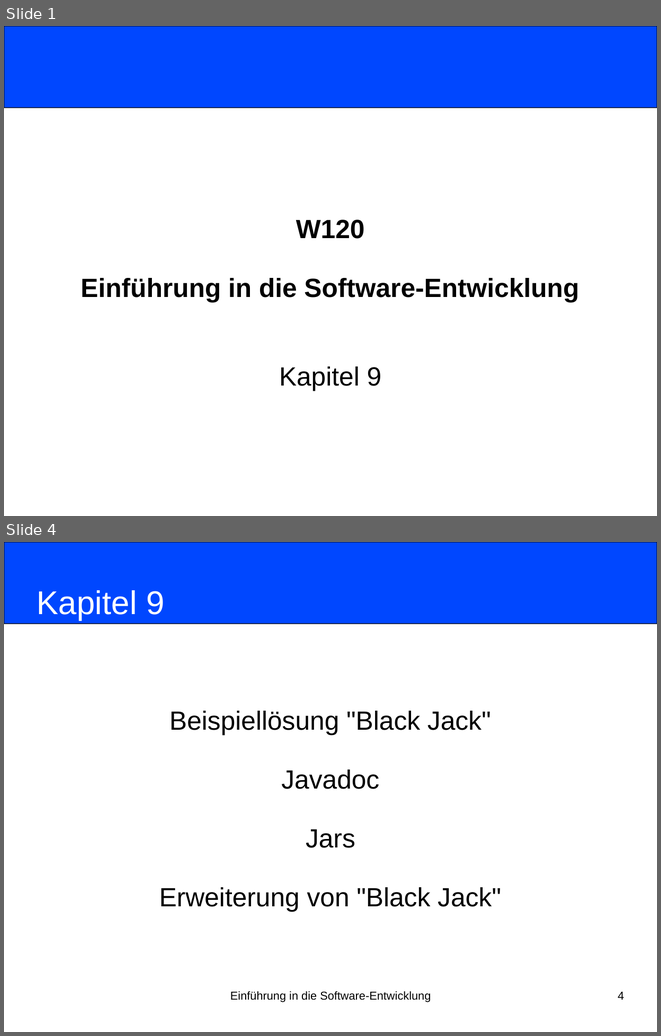
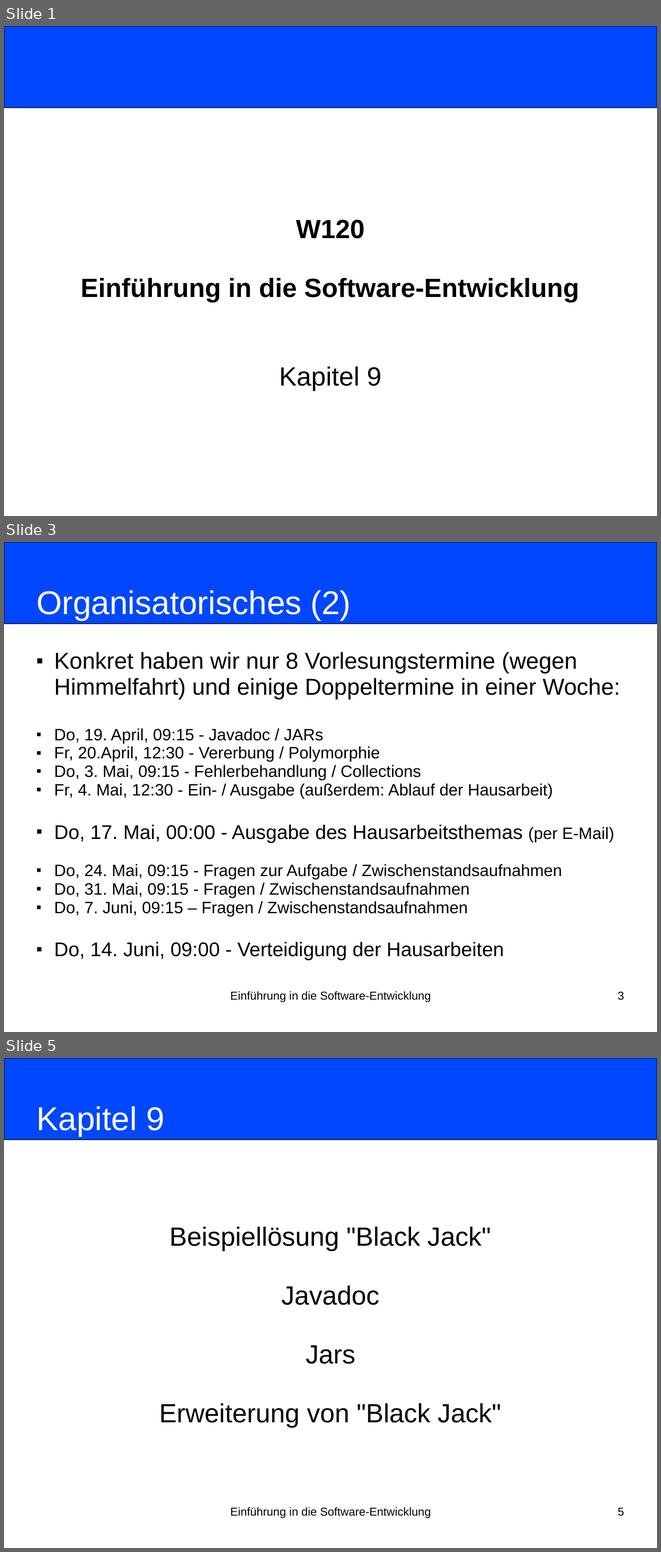
Before and after one commit to nordakademie-einfuehrung-java/vorlesungsskript, a slide deck: folien/Semester_04_Termin_01_Kapitel09.pptx. Shown one above the other, each under a label of ours: slides 1 and 4 before the commit, slides 1, 3 and 5 after it; the slides between them are not shown. The pictures are 661x1036 and 661x1552 pixels, drawn with LibreOffice and Linux fonts; fonts in the diff are those of the drawing. Boxes give left, top, right and bottom in pixels: in the first picture for what was removed or moved away, otherwise in the second. Text is boxed around its words. In the diff, an @@ line names an element or a change of style, - is before the commit and + after.

```diff
--- a/folien/Semester_04_Termin_01_Kapitel09.pptx
+++ b/folien/Semester_04_Termin_01_Kapitel09.pptx
@@ slide 3 added at box(4, 542, 657, 1032), background #FFFFFF @@
@@ rounded rectangle added at box(4, 542, 657, 624), fill #0047FF, outline #000000 0.75 pt @@
@@ title added at box(37, 590, 351, 620), 40 pt, text #FFFFFF @@
+Organisatorisches (2)
@@ subtitle added at box(54, 652, 620, 960), 20 pt, text #000000 @@
+■ Konkret haben wir nur 8 Vorlesungstermine (wegen Himmelfahrt) und einige Doppeltermine in einer Woche:
+■ Do, 19. April, 09:15 - Javadoc / JARs
+■ Fr, 20.April, 12:30 - Vererbung / Polymorphie
+■ Do, 3. Mai, 09:15 - Fehlerbehandlung / Collections
+■ Fr, 4. Mai, 12:30 - Ein- / Ausgabe (außerdem: Ablauf der Hausarbeit)
+■ Do, 17. Mai, 00:00 - Ausgabe des Hausarbeitsthemas (per E-Mail)
+■ Do, 24. Mai, 09:15 - Fragen zur Aufgabe / Zwischenstandsaufnahmen
+■ Do, 31. Mai, 09:15 - Fragen / Zwischenstandsaufnahmen
+■ Do, 7. Juni, 09:15 – Fragen / Zwischenstandsaufnahmen
+■ Do, 14. Juni, 09:00 - Verteidigung der Hausarbeiten
@@ text added at box(230, 991, 431, 1002), 14 pt, text #000000 @@
+Einführung in die Software-Entwicklung
@@ page number added at box(618, 991, 624, 1000), 14 pt, text #000000 @@
+3
@@ what was slide 4 is now slide 5 @@
@@ page number at box(618, 1507, 624, 1516): text changed @@
-4
+5
```
Also in this commit, not shown: 2 slides changed, 1 other file.
